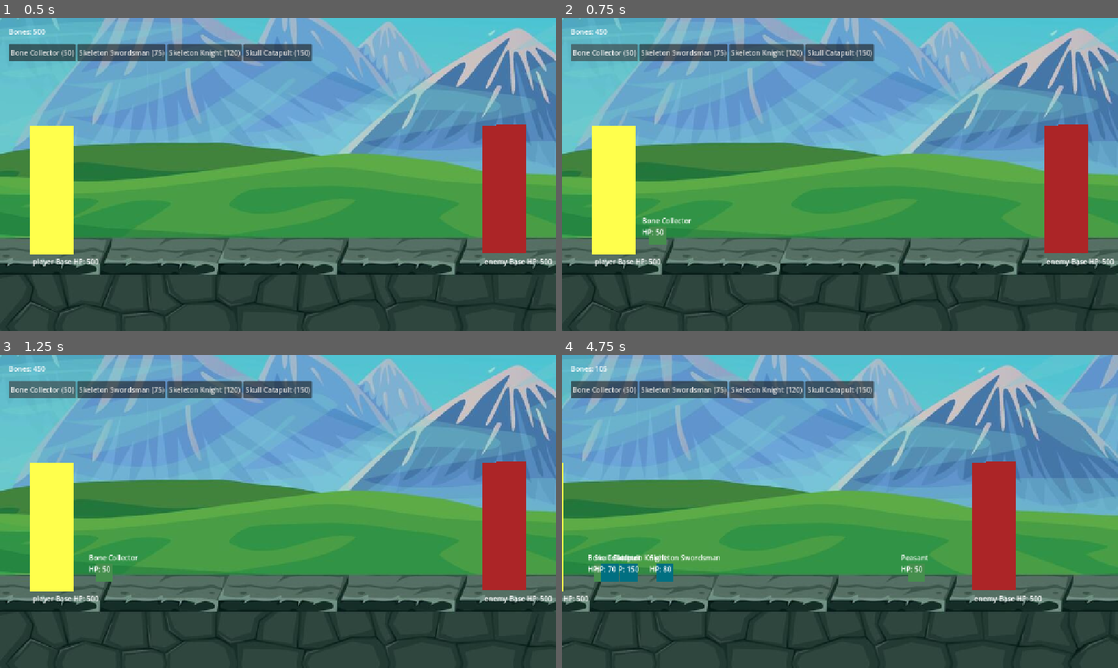
Above: before the commit, frames 1-4 (two rows, left to right).
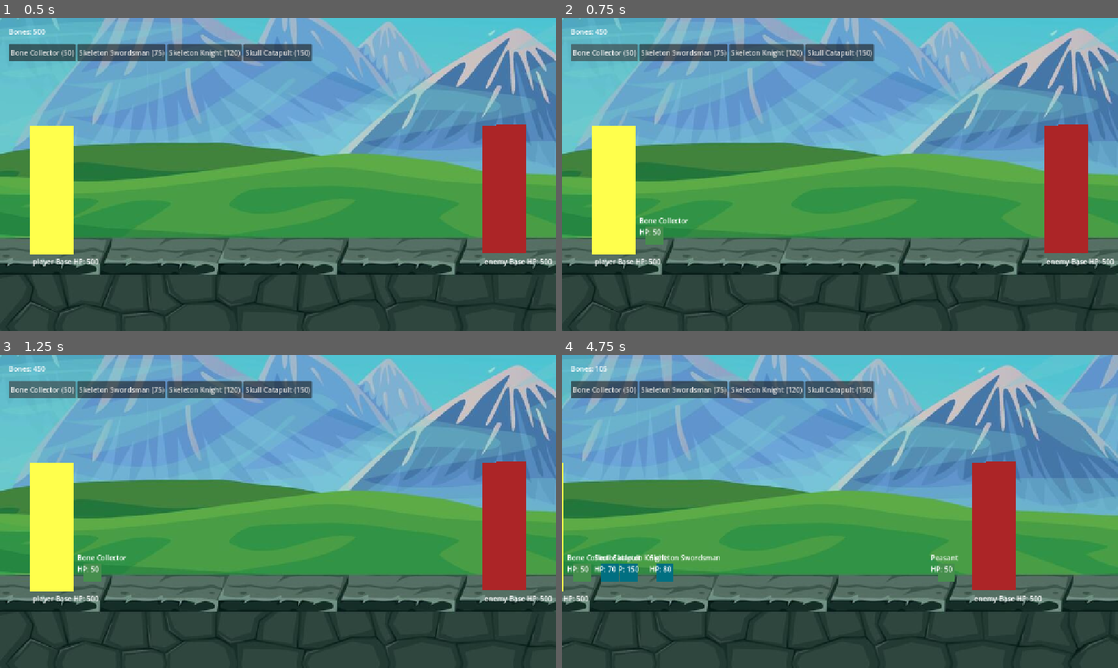
Above: after the commit, the same moments.

Repository: kyledeocades/BoneKingdom
Game: Godot game, scene res://scenes/Main.tscn
Two runs of this game, one before a commit and one after it. Both use one fixed random seed, a clock stepped at 60 frames per second and the inputs below.
Inputs (mouse positions are in pixels of both pictures, inside the frame that each line leads up to):
- Up to frame 1 (0.5 s): no input
- Up to frame 2 (0.75 s): click "Bone Collector (50)" at 0.5 s
- Up to frame 3 (1.25 s): no input
- Up to frame 4 (4.75 s): click "Skeleton Swordsman (75)" at 1.25 s; click "Skeleton Knight (120)" at 2 s; click "Skull Catapult (150)" at 2.75 s; move the mouse to (962, 495) at 3.52 s; hold Right (ui_right) 3.53-4.25 s; click (962, 495) at 3.67 s; drag from (728, 527) to (812, 574) at 4.27 s

Frame 1 is identical in both runs. In frame 2, 0.2% of the frame differs, in the area x 14-24%, y 63-73%; in frame 3, 0.4%; in frame 4, 0.7%, in the area x 1-72%, y 63-73%.
Error after the commit: Parse Error: Identifier "target" not declared in the current scope. (res://scripts/systems/WorkerSystem.gd:40)

Commit message:
Update WorkerSystem.gd

Diff:
--- a/scripts/systems/WorkerSystem.gd
+++ b/scripts/systems/WorkerSystem.gd
@@ -4,7 +4,8 @@
 
 class_name WorkerSystem
 
-var _bone_pile: Node
+var _player_mine: Node
+var _enemy_mine: Node
 var _player_base: Node
 var _enemy_base: Node
 var _event_bus: GameEventBus
@@ -15,7 +16,8 @@
 
 	var main = get_tree().get_first_node_in_group("main")
 	if main:
-		_bone_pile = main.get_node_or_null("BonePile")
+		_player_mine = main.get_node_or_null("PlayerMine")
+		_enemy_mine = main.get_node_or_null("EnemyMine")
 		_player_base = main.get_node_or_null("PlayerBase")
 		_enemy_base = main.get_node_or_null("EnemyBase")
 
@@ -26,19 +28,22 @@
 
 	worker.gather_timer -= delta
 
-	var target = _bone_pile
+	var mine = _player_mine if worker.team == "player" else _enemy_mine
 	var base = _player_base if worker.team == "player" else _enemy_base
 
-	if base == null or target == null:
+	if base == null or mine == null:
 		return
 
-	# Move to bone pile if not carrying
+	# Move to mine if not carrying
 	if not worker.carrying_bones:
-		move_worker_toward(worker, target.global_position)
+		move_worker_toward(worker, mine.global_position)
 		if worker.global_position.distance_to(target.global_position) < 20:
-			if worker.gather_timer <= 0:
-				worker.carrying_bones = true
-				worker.gather_timer = worker.gather_cooldown
+			if worker.gather_timer <= 0 and mine.has_bones():
+				var taken: int = mine.take_bones(worker.gather_rate)
+				worker.carrying_bones = taken > 0
+				if worker.carrying_bones:
+					worker.gather_timer = worker.gather_cooldown
+
 	# Move to base if carrying
 	else:
 		move_worker_toward(worker, base.global_position)
